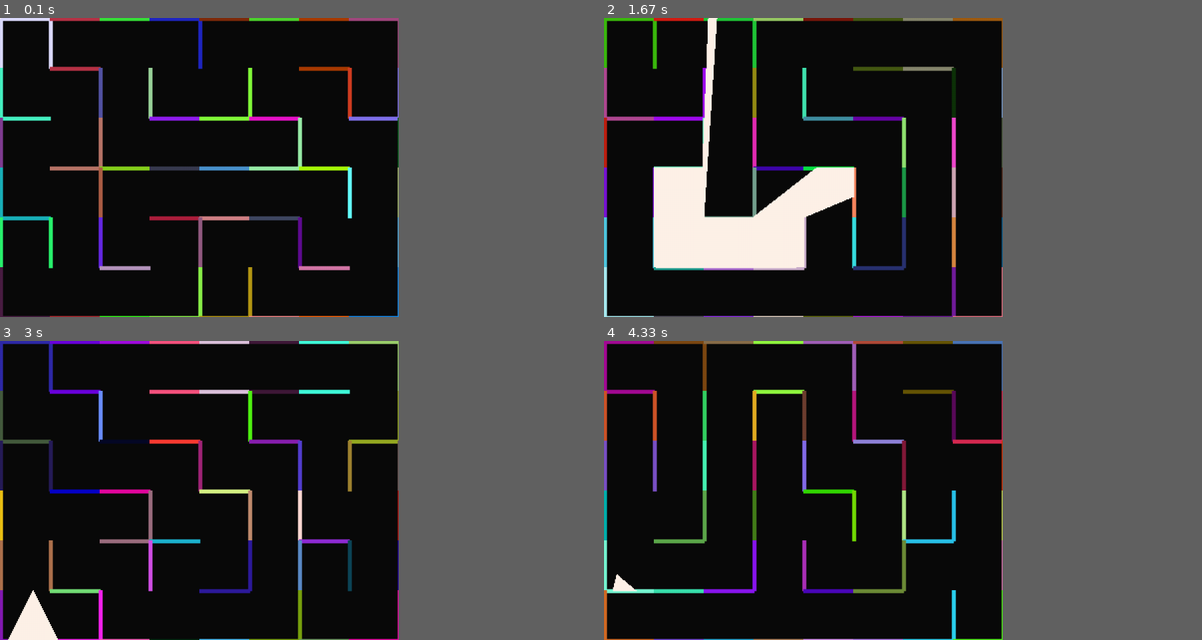
Above: before the commit, frames 1-4 (two rows, left to right).
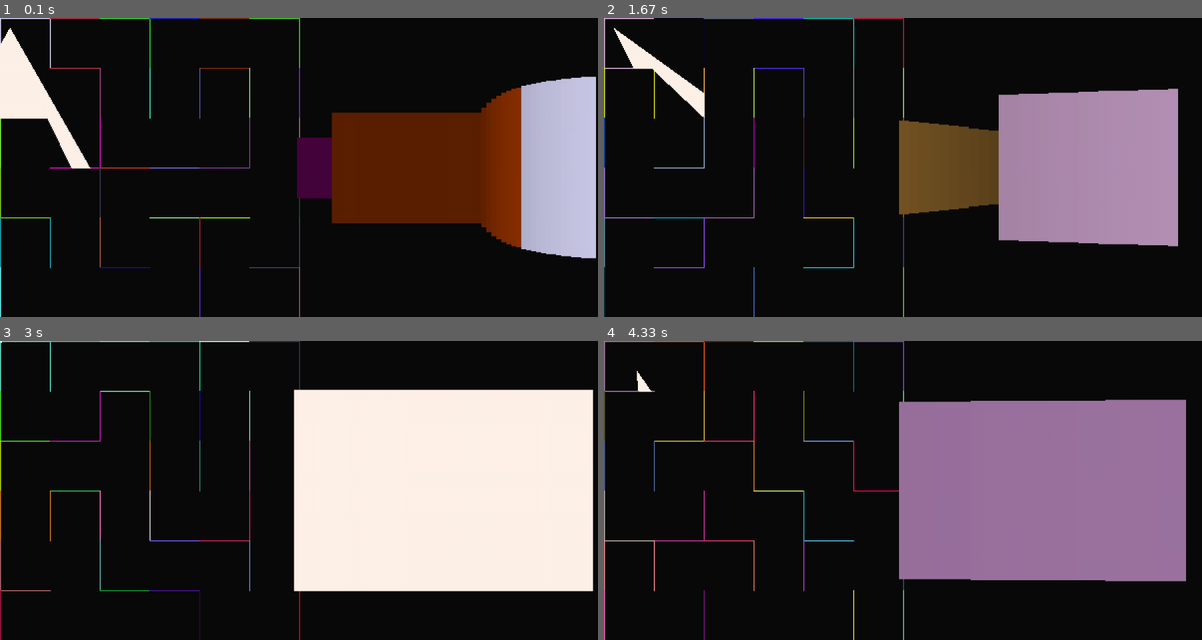
Above: after the commit, the same moments.

Repository: vicdenz/raycasting-pygame
Game: pygame game, started from main.py
Two runs of this game, one before a commit and one after it. Both use one fixed random seed, a clock stepped at 60 frames per second and the inputs below.
Inputs (mouse positions are in pixels of both pictures, inside the frame that each line leads up to):
- Up to frame 1 (0.1 s): no input
- Up to frame 2 (1.67 s): hold Down 0.33-0.87 s; hold A 0.33-0.87 s; move the mouse to (795, 203) at 0.37 s; hold Left 0.9-1.43 s; hold A 0.9-1.43 s; move the mouse to (735, 236) at 0.93 s; tap Space at 0.97, 1.27, 1.53 s; hold Right from 1.47 s (still down); hold A from 1.47 s (still down); move the mouse to (699, 260) at 1.5 s
- Up to frame 3 (3 s): tap Space at 1.83, 2.43, 2.73 s; release Right at 2 s; release A at 2 s; tap P at 2.03 s; hold A 2.37-2.9 s; move the mouse to (83, 472) at 2.4 s; hold S from 2.93 s (still down); hold Down from 2.93 s (still down); move the mouse to (101, 562) at 2.97 s
- Up to frame 4 (4.33 s): tap Space at 3, 3.33, 3.63, 3.77, 4.17 s; release S at 3.23 s; release Down at 3.23 s; hold A 3.27-3.67 s; hold Left 3.27-3.67 s; move the mouse to (873, 595) at 3.3 s; hold W 3.7-4.07 s; hold Up 3.7-4.07 s; move the mouse to (687, 430) at 3.73 s; hold D from 4.1 s (still down); hold Right from 4.1 s (still down); move the mouse to (783, 493) at 4.13 s
In our replay, the window is 600x450 before the commit and 900x450 after it. These sizes can differ from the game's own. Grey fills any space a smaller window leaves; there, only what the larger window draws over its background counts as a difference.

The runs differ from the first frame. In frame 1, 29% of the frame differs, in the area x 0-100%, y 0-100%; in frame 2, 34%; in frame 3, 40%; in frame 4, 35%.

Commit message:
Color showing on 3d walls. So many commented code. Either fix it or copy over to salvage it

Diff:
--- a/const.py
+++ b/const.py
@@ -1,5 +1,5 @@
-WIDTH, HEIGHT = 400, 300
-SCREEN_SIZE = (WIDTH*2, HEIGHT*2)
+WIDTH, HEIGHT = 300, 300
+SCREEN_SIZE = (WIDTH*4, HEIGHT*2)
 GRID_SIZE = 50
 
 FPS = 60
@@ -8,7 +8,7 @@
 MAX_BOUNDARIES = 15
 MIN_LENGTH = 2
 
-DEGREE_INCREMENT = 0.5
+DEGREE_INCREMENT = 1
 
 MOVEMENT_SPEED = 2
 ROTATE_SPEED = 2
--- a/line.py
+++ b/line.py
@@ -2,7 +2,7 @@
 from const import *
 import random
 class Line:# a = startpoint, b = endpoint
-    def __init__(self, a, b, color=LINE_COLOR, width=4):
+    def __init__(self, a, b, color=LINE_COLOR, width=1):
         self.a = pygame.Vector2(a)
         self.b = pygame.Vector2(b)
         self.color = color
--- a/main.py
+++ b/main.py
@@ -7,7 +7,7 @@
 import numpy, math, random
 
 screen = pygame.display.set_mode(SCREEN_SIZE)
-display = pygame.Surface((WIDTH, HEIGHT))
+display = pygame.Surface((WIDTH*2, HEIGHT))
 pygame.display.set_caption("RayCasting")
 
 clock = pygame.time.Clock()
@@ -16,14 +16,21 @@
 
 boundaries = []
 light_area = []
+wall_hit = []
 
 cells = []
 
-player = Player((10, 10), 90, 90)
-
-mode = "m"
-
-def randomize_boundaries():
+player = Player((10, 10), 90, 60)
+
+mode = "p"
+
+def angle_difference(a1, a2):
+    a = a1 - a2
+    a -= 360 if a > 180 else 0
+    a += 360 if a < -180 else 0
+    return a
+
+def generate_maze_boundaries():
     global boundaries, cells
 
     boundaries = []
@@ -39,115 +46,103 @@
             line_x = cell.x*cell.size
             line_y = cell.y*cell.size
 
-            new_lines = {}
+            new_lines = []
             if cell.walls[N]:
                 a, b = Cell.direction_to_coord(N, line_x, line_y, cell.size)
                 new_line = Line(a, b)
 
                 if new_line not in boundaries:
-                    new_lines[N] = new_line
+                    new_lines.append(new_line)
             if cell.walls[W]:
                 a, b = Cell.direction_to_coord(W, line_x, line_y, cell.size)
                 new_line = Line(a, b)
 
                 if new_line not in boundaries:
-                    new_lines[W] = new_line
+                    new_lines.append(new_line)
             if cell.walls[S]:
                 a, b = Cell.direction_to_coord(S, line_x, line_y, cell.size)
                 new_line = Line(a, b)
 
                 if new_line not in boundaries:
-                    new_lines[S] = new_line
+                    new_lines.append(new_line)
             if cell.walls[E]:
                 a, b = Cell.direction_to_coord(E, line_x, line_y, cell.size)
                 new_line = Line(a, b)
 
                 if new_line not in boundaries:
-                    new_lines[E] = new_line
-
-            c_cell = []
+                    new_lines.append(new_line)
+
             color = (random.randint(0, 255), random.randint(0, 255), random.randint(0, 255))
-            for dir, new_line in new_lines.items():
+            for new_line in new_lines:
                 new_line.color = color
                 boundaries.append(new_line)
-                c_cell.append(len(boundaries)-1)
-                # row, col = next_coord(cell.x, cell.y, dir)
-                # a, b = Cell.direction_to_coord(dir, row*cell.size, col*cell.size, cell.size)
-                # opposite_line = Line(a, b)
-                # # print(cell.x, cell.y, row, col)
-                # # print(str(dir), new_line, opposite_line)
-                # # print([str(b) for b in boundaries])
-                # if opposite_line in boundaries:
-                #     boundaries.remove(opposite_line)
-                #     boundaries.append(Line(a, new_line.b))
-                #     print('LOLLLLL')
-                #     # pygame.time.delay(1000)
-                # else:
-                #     boundaries.append(new_line)
-                # # print()
-            c_row.append(c_cell)
+            c_row.append(new_lines)
         cells.append(c_row)
 
-    # last_cell = {(0, 0): 0}
-    # visited = []
-    # cx, cy = 0, 0
-    # # walls = {}#[start_point, direction] : boundaries to remove
-    # walls = {}#[start_point, direction] : end_point
-
-    # while len(last_cell) != 0:
-    #     cell = maze[cx][cy]
-
-    #     for dir in directions:
-    #         dx, dy = next_coord(cx, cy, dir)
-
-    #         print(cx, cy, dx, dy)
-    #         dir_cell = maze[dx][dy]
-    #         print((cx, cy), visited)
-    #         if 0 <= dy < len(maze) and 0 <= dx < len(maze[dy]) and (cx, cy) not in visited:
-    #             print('visit')
-    #             print(cell)
-    #             print(dir_cell)
-    #             print()
-    #             if cell.walls[dir] == dir_cell.walls[dir]:
-    #                 print('next')
-    #                 a = cell.get_pos()
-    #                 b = Cell.direction_to_coord(dir, a[0], a[1], cell.size)[1]
-
-    #                 walls[(a, dir)] = b
-    #                 last_cell[(cx, cy)] = (dx, dy)
-    #                 visited.append((cx, cy))
-    #                 cx, cy = dx, dy
-    #                 break
-    #         print(last_cell, walls, dir)
-    #     else:
-    #         print('remove', last_cell)
-    #         cx, cy = list(last_cell.values())[-1]
-    #         last_cell.popitem()
-
-    # print(walls)
-    # for wall in walls:
-    #     boundaries.append(Line(wall[0], walls[wall], (random.randint(0, 255), random.randint(0, 255), random.randint(0, 255))))
-
-    # boundaries = [Line((0, 0), (WIDTH, 0)), Line((0, HEIGHT-1), (WIDTH, HEIGHT-1)), Line((0, 0), (0, HEIGHT)), Line((WIDTH-1, 0), (WIDTH-1, HEIGHT))]
-
-    # for r in range(0, random.randint(MIN_BOUNDARIES, MAX_BOUNDARIES)):
-    #     start_point = (random.randint(0, WIDTH/GRID_SIZE)*GRID_SIZE, random.randint(0, HEIGHT/GRID_SIZE)*GRID_SIZE)
-
-    #     dir = [random.randint(0, 1)]
-    #     dir.append(abs(dir[0]-1))
-
-    #     end_point = (start_point[0] + dir[0] * (GRID_SIZE * random.randint(MIN_LENGTH, WIDTH/GRID_SIZE)), start_point[1] + dir[1] * (GRID_SIZE * random.randint(MIN_LENGTH, WIDTH/GRID_SIZE)))
-    #     boundaries.append(Line(start_point, end_point))
+def generate_random_boundaries():
+    global boundaries
+
+    boundaries = [Line((0, 0), (WIDTH, 0)), Line((0, HEIGHT-1), (WIDTH, HEIGHT-1)), Line((0, 0), (0, HEIGHT)), Line((WIDTH-1, 0), (WIDTH-1, HEIGHT))]
+
+    for r in range(0, random.randint(MIN_BOUNDARIES, MAX_BOUNDARIES)):
+        start_point = (random.randint(0, WIDTH/GRID_SIZE)*GRID_SIZE, random.randint(0, HEIGHT/GRID_SIZE)*GRID_SIZE)
+
+        dir = [random.randint(0, 1)]
+        dir.append(abs(dir[0]-1))
+
+        end_point = (start_point[0] + dir[0] * (GRID_SIZE * random.randint(MIN_LENGTH, WIDTH/GRID_SIZE)), start_point[1] + dir[1] * (GRID_SIZE * random.randint(MIN_LENGTH, WIDTH/GRID_SIZE)))
+        boundaries.append(Line(start_point, end_point))
 
 def get_neighbours(i, j, rows, columns):
-    neighbours = []
-
-    for x in range(max(0, i-1), min(i+1, rows)+1, 1):
-        for y in range(max(0, j-1), min(j+1, columns)+1, 1):
-            if(x != i or y != j):
-                neighbours.append([x, y])
-
-    return neighbours
+	neighbours = []
+
+	for x in range(max(0, i - 1), min(i + 1, rows-1) + 1, 1):
+		for y in range(max(0, j - 1), min(j + 1, columns-1) + 1, 1):
+				neighbours.append([x, y])
+
+	return neighbours
+
+def nearest_intersection(ray, r, c, cells, row_limit, column_limit):
+    p_neighbours = get_neighbours(r, c, row_limit, column_limit)
+    skip_neighbours = []
+
+    for i, j in p_neighbours:
+        skip = False
+
+        if ray.dir.x < 0 and ray.pos.x < j*GRID_SIZE:
+            skip = True
+        if ray.dir.x > 0 and ray.pos.x > j*GRID_SIZE:
+            skip = True
+
+        if ray.dir.y < 0 and ray.pos.y < i*GRID_SIZE:
+            skip = True
+        if ray.dir.y > 0 and ray.pos.y > i*GRID_SIZE:
+            skip = True
+
+        if skip:
+            skip_neighbours.append((i, j))
+            continue
+
+        c_neighbours = get_neighbours(i, j, row_limit, column_limit)
+
+        for x, y in c_neighbours:
+            cell_boundaries = cells[y][x]
+
+            intersect_points = {}
+
+            for boundary in cell_boundaries:
+                intersect_point = ray.intersect(boundary)
+                intersect_distance = math.sqrt(math.pow(intersect_point[0]-ray.pos.x, 2)+math.pow(intersect_point[1]-ray.pos.y, 2))
+                intersect_points[intersect_distance] = intersect_point
+
+            if len(intersect_points) != 0:
+                closest_distance = sorted(list(intersect_points.keys()))[0]
+
+                return intersect_points[closest_distance]
+    else:
+        for i, j in p_neighbours:
+            if (i, j) not in skip_neighbours:
+                return nearest_intersection(ray, i, j, cells, row_limit, column_limit)
 
 def update_light(mode):
     global mouse, player
@@ -158,43 +153,27 @@
         rays = player.rays
 
     light_area = []
+    wall_hit = []
     for ray in rays:
         intersect_points = {}
 
-        # i = math.floor(ray.pos.y//GRID_SIZE)
-        # j = math.floor(ray.pos.x//GRID_SIZE)
-
-        # row_limit = len(cells)
-        # column_limit = len(cells[0])
-
-        # neighbours = get_neighbours(i, j, row_limit, column_limit)
-        # current_nb = 0
-        # max_nb = len(neighbours)
-
-        # while len(intersect_points) < 3:
-        #     i, j = neighbours[current_nb]
-        #     current_nb += 1
-        #     if current_nb == max_nb:
-        #         break
-
-        #     print(i, j)
-        #     print(list(range(max(0, i-1), min(i+1, row_limit), 1)))
-        #     print(list(range(max(0, j-1), min(j+1, column_limit), 1)))
-        #     for x in range(max(0, i-1), min(i+1, row_limit), 1):
-        #         for y in range(max(0, j-1), min(j+1, column_limit), 1):
-        #             if(x != i or y != j):
-        #                 cell_boundaries = [boundaries[index] for index in cells[x][y]]
-        for boundary in boundaries:#cell_boundaries:
+        for boundary in boundaries:
             intersect_point = ray.intersect(boundary)
             if intersect_point:
                 intersect_distance = math.sqrt(math.pow(intersect_point[0]-ray.pos.x, 2)+math.pow(intersect_point[1]-ray.pos.y, 2))
-                intersect_points[intersect_distance] = intersect_point
+                intersect_points[intersect_distance] = [intersect_point, boundary]
 
         if len(intersect_points) != 0:
             closest_distance = sorted(list(intersect_points.keys()))[0]
-            light_area.append(intersect_points[closest_distance])
-
-    return light_area
+            light_area.append(intersect_points[closest_distance][0])
+            wall_hit.append(intersect_points[closest_distance][1])
+
+        # intersect_point = nearest_intersection(ray, math.floor(ray.pos.x/GRID_SIZE), math.floor(ray.pos.y/GRID_SIZE), cells, len(cells), len(cells[0]))
+
+        # if intersect_point:
+        #     light_area.append(intersect_point)
+
+    return light_area, wall_hit
 
 def redrawGameWindow():
     display.fill(BG_COLOR)
@@ -206,18 +185,38 @@
         # for ray in mouse:
         #     ray.draw(display)
 
-        pygame.draw.polygon(display, RAY_COLOR, light_area)
+        if len(light_area) > 2:
+            pygame.draw.polygon(display, RAY_COLOR, light_area)
     elif mode == "p":
         # player.draw(display)
 
-        pygame.draw.polygon(display, RAY_COLOR, light_area+[player.pos])
-
-    surf = pygame.transform.scale(display, screen.get_size())
+        if len(light_area) > 2:
+            pygame.draw.polygon(display, RAY_COLOR, light_area+[player.pos])
+
+            line_width = WIDTH//player.scope
+            for x, ray in enumerate(light_area):
+                player_distance = max(1, math.sqrt(math.pow(ray[0]-player.get_x(), 2) + math.pow(ray[1]-player.get_y(), 2)))
+
+                rise = ray[1]-player.get_y()
+                run = ray[0]-player.get_x()
+
+                angle = math.degrees(math.atan2(rise, run)) + 360 * (rise<0)
+                angle_diff = abs(angle_difference(math.degrees(player.angle), angle))
+
+                player_distance = player_distance * math.cos(math.radians(angle_diff))
+                line_height = max(0, 200-player_distance)
+
+                color_offset = max(0.2, 1-player_distance*0.005)
+
+                if line_height > 0:
+                    pygame.draw.line(display, [channel*color_offset for channel in wall_hit[x].color] if color_offset < 1 else RAY_COLOR, (WIDTH + x*line_width, HEIGHT/2-line_height/2), (WIDTH + x*line_width, HEIGHT/2+line_height/2), line_width)
+
+    surf = pygame.transform.scale(display, (WIDTH*4, HEIGHT*2))
     screen.blit(surf, (0, 0))
     pygame.display.update()
 
-randomize_boundaries()
-light_area = update_light(mode)
+generate_maze_boundaries()
+light_area, wall_hit = update_light(mode)
 
 running = True
 while running:
@@ -232,7 +231,7 @@
                 running = False
 
         if event.type == pygame.MOUSEMOTION and mode == "m":
-            light_area = update_light(mode)
+            light_area, wall_hit = update_light(mode)
 
             # t = timeit.Timer(lambda: update_light(mode))
             # print(t.timeit(1))
@@ -246,23 +245,15 @@
     retrace = False
 
     if key_pressed[pygame.K_SPACE]:
-        randomize_boundaries()
+        generate_maze_boundaries()
         retrace = True
 
     if key_pressed[pygame.K_w]:
-        player.set_pos((player.get_x(), player.get_y()-MOVEMENT_SPEED))
-        retrace = True
-
-    if key_pressed[pygame.K_a]:
-        player.set_pos((player.get_x()-MOVEMENT_SPEED, player.get_y()))
+        player.set_pos((player.get_x()+math.cos(player.angle)*MOVEMENT_SPEED, player.get_y()+math.sin(player.angle)*MOVEMENT_SPEED))
         retrace = True
 
     if key_pressed[pygame.K_s]:
-        player.set_pos((player.get_x(), player.get_y()+MOVEMENT_SPEED))
-        retrace = True
-
-    if key_pressed[pygame.K_d]:
-        player.set_pos((player.get_x()+MOVEMENT_SPEED, player.get_y()))
+        player.set_pos((player.get_x()-math.cos(player.angle)*MOVEMENT_SPEED, player.get_y()-math.sin(player.angle)*MOVEMENT_SPEED))
         retrace = True
 
     if key_pressed[pygame.K_p]:
@@ -278,11 +269,13 @@
         retrace = True
 
     if key_pressed[pygame.K_LEFT]:
-        player.set_angle(player.angle - math.radians(ROTATE_SPEED))
+        new_angle = player.angle - math.radians(ROTATE_SPEED)
+        player.set_angle(2 * math.pi if new_angle < 0 else new_angle)
         retrace = True
 
     if key_pressed[pygame.K_RIGHT]:
-        player.set_angle(player.angle + math.radians(ROTATE_SPEED))
+        new_angle = player.angle + math.radians(ROTATE_SPEED)
+        player.set_angle(0 if new_angle >= 2 * math.pi else new_angle)
         retrace = True
 
     if key_pressed[pygame.K_UP]:
@@ -294,7 +287,16 @@
         retrace = True
 
     if retrace:
-        light_area = update_light(mode)
+        light_area, wall_hit = update_light(mode)
+
+        if player.get_x() < 1:#left
+            player.set_pos((1, player.get_y()))
+        if player.get_x() > WIDTH-1:#right
+            player.set_pos((WIDTH-1, player.get_y()))
+        if player.get_y() < 1:#up
+            player.set_pos((player.get_x(), 1))
+        if player.get_y() > HEIGHT-1:#down
+            player.set_pos((player.get_x(), HEIGHT-1))
 
     redrawGameWindow()
 
--- a/ray.py
+++ b/ray.py
@@ -1,3 +1,4 @@
+from imp import is_builtin
 import pygame
 import math
 from const import *
@@ -22,7 +23,37 @@
             self.dir.x = math.cos(angle)
             self.dir.y = math.sin(angle)
 
+    def is_between(self, line):
+        a = line.a
+        b = line.b
+        c = self.pos
+
+        bax = (b.x - a.x)
+        bay = (b.y - a.y)
+
+        cax = (c.x - a.x)
+        cay = (c.y - a.y)
+
+        crossproduct = cay * bax - cax * bay
+
+        # compare versus epsilon for floating point values, or != 0 if using integers
+        if abs(crossproduct) > 1e-11:
+            return False
+
+        dotproduct = cax * bax + cay*bay
+        if dotproduct < 0:
+            return False
+
+        squaredlengthba = math.pow(bax, 2) + math.pow(bay, 2)
+        if dotproduct > squaredlengthba:
+            return False
+
+        return True
+
     def intersect(self, line):#1-2 = ray, 3-4 = line segment. t >= 0, 0 <= u <= 1. t can be greater than 1 because a ray does have an endpoint.
+        if self.is_between(line):
+            return self.pos
+
         x1 = line.a.x
         y1 = line.a.y
         x2 = line.b.x
@@ -48,3 +79,6 @@
     def draw(self, screen):
         pygame.draw.circle(screen, RAY_COLOR, self.pos, 2)
         pygame.draw.line(screen, RAY_COLOR, self.pos, [self.pos.x + self.dir.x * self.extend, self.pos.y + self.dir.y * self.extend])
+
+    def __str__(self):
+        return str(self.pos) + " " + str(self.dir)
